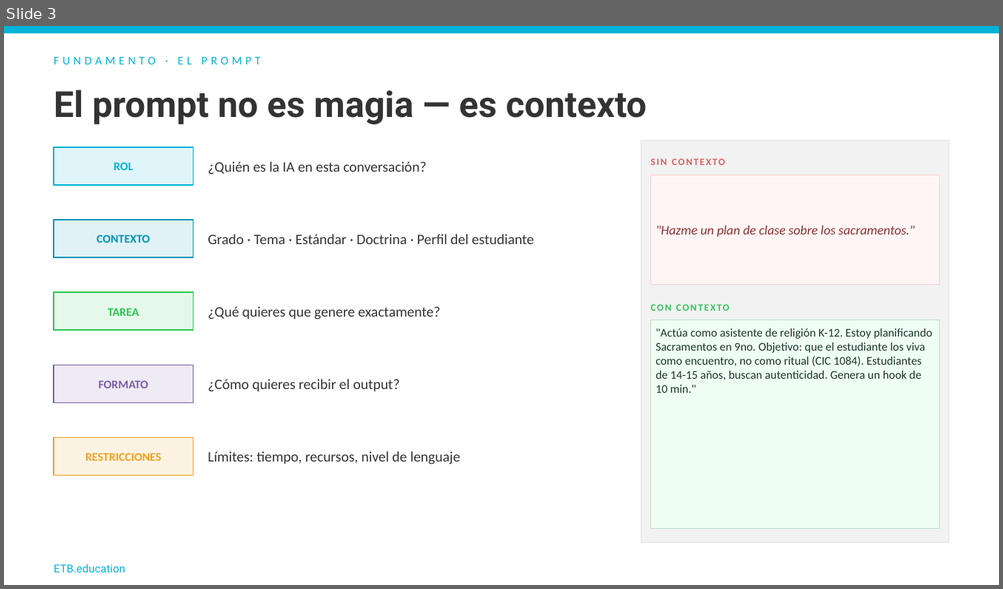
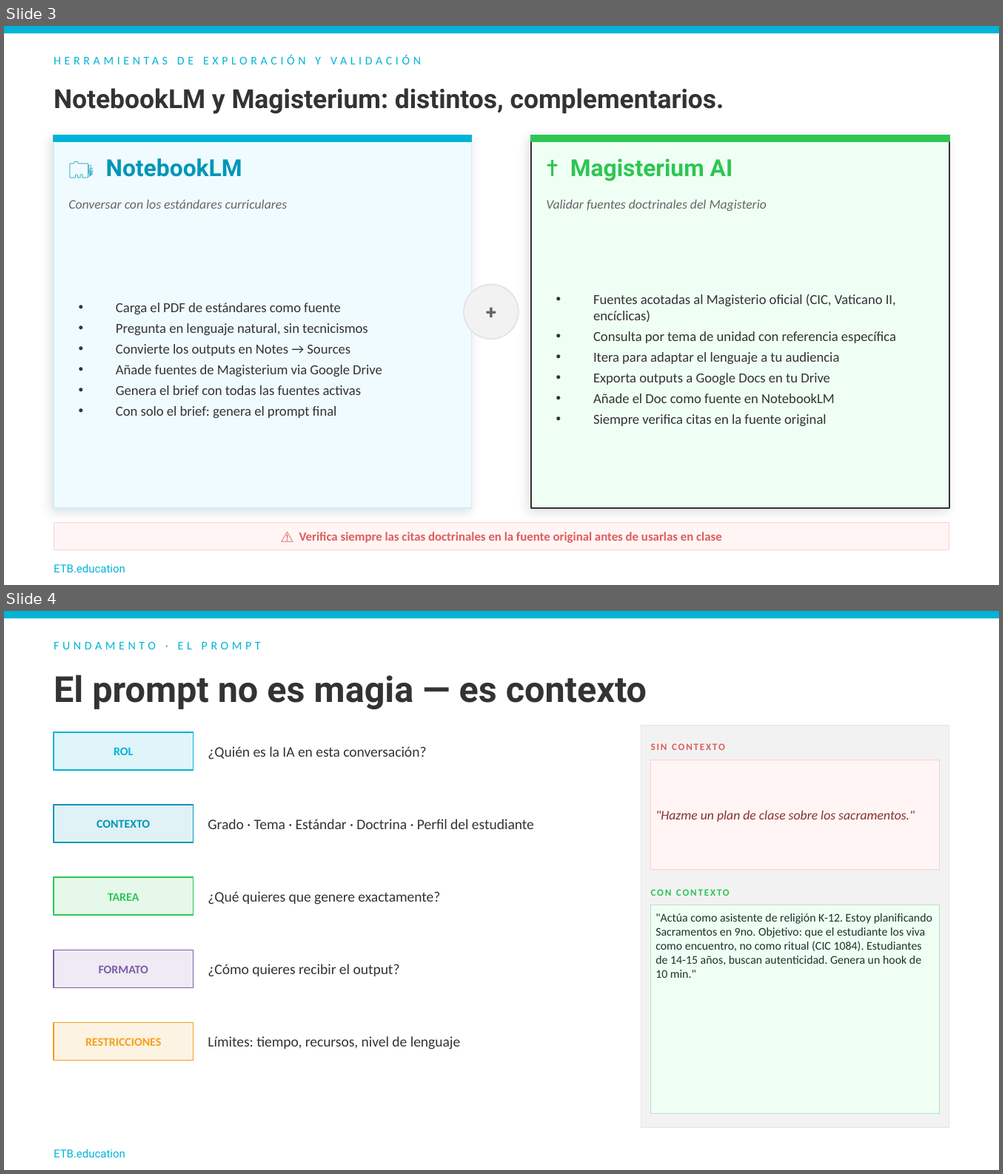
Before and after one commit to etbeducation/workflow-ia-religion, a slide deck: ETB-IA-Religion-Video.pptx. Shown one above the other, each under a label of ours: slide 3 before the commit, slides 3 and 4 after it. The pictures are 1003x589 and 1003x1174 pixels, drawn with LibreOffice and Linux fonts; fonts in the diff are those of the drawing. Boxes give left, top, right and bottom in pixels: in the first picture for what was removed or moved away, otherwise in the second. Text is boxed around its words. In the diff, an @@ line names an element or a change of style, - is before the commit and + after.

Commit message:
Update: add slide 2B NotebookLM + Magisterium

```diff
--- a/ETB-IA-Religion-Video.pptx
+++ b/ETB-IA-Religion-Video.pptx
@@ slide 3 added at (4, 26, 999, 585), background #FFFFFF @@
@@ rectangle added at (4, 26, 999, 33), fill #00B4D8, outline #00B4D8 1 pt @@
@@ text added at (315, 56, 321, 64), 8.5 pt, text #00B4D8 @@
+HERRAMIENTAS DE EXPLORACIÓN Y VALIDACIÓN
@@ text added at (54, 88, 724, 114), 19 pt, text #333333, bold @@
+NotebookLM y Magisterium: distintos, complementarios.
@@ rectangle added at (54, 136, 472, 508), fill #F0FBFF, outline #CAF0F8 1 pt @@
@@ rectangle added at (54, 136, 472, 141), fill #00B4D8, outline #00B4D8 1 pt @@
@@ rectangle added at (531, 136, 949, 508), fill #F0FFF4, outline #333333 1 pt @@
@@ rectangle added at (531, 136, 949, 141), fill #2DC653, outline #2DC653 1 pt @@
@@ text added at (106, 158, 242, 177), 17 pt, text #0096B7, bold @@
+🗂️ NotebookLM
@@ text added at (570, 158, 733, 181), 17 pt, text #2DC653, bold @@
+✝️ Magisterium AI
@@ text added at (68, 199, 287, 209), 9.5 pt, text #666666, italic @@
+Conversar con los estándares curriculares
@@ text added at (546, 199, 766, 211), 9.5 pt, text #666666, italic @@
+Validar fuentes doctrinales del Magisterio
@@ ellipse added at (464, 284, 518, 339), fill #F2F2F2, outline #E4E4E4 1 pt @@
@@ text added at (464, 284, 518, 339), 14 pt, text #666666, bold @@
++
@@ text added at (116, 303, 382, 418), 10 pt, text #333333 @@
+• Carga el PDF de estándares como fuente
+• Pregunta en lenguaje natural, sin tecnicismos
+• Convierte los outputs en Notes → Sources
+• Añade fuentes de Magisterium via Google Drive
+• Genera el brief con todas las fuentes activas
+• Con solo el brief: genera el prompt final
@@ text added at (593, 294, 896, 426), 10 pt, text #333333 @@
+• Fuentes acotadas al Magisterio oficial (CIC, Vaticano II, encíclicas)
+• Consulta por tema de unidad con referencia específica
+• Itera para adaptar el lenguaje a tu audiencia
+• Exporta outputs a Google Docs en tu Drive
+• Añade el Doc como fuente en NotebookLM
+• Siempre verifica citas en la fuente original
@@ rectangle added at (54, 523, 949, 550), fill #FFF5F5, outline #FFCDD2 0.5 pt @@
@@ text added at (299, 532, 722, 543), 9 pt, text #E05C5C, bold @@
+⚠ Verifica siempre las citas doctrinales en la fuente original antes de usarlas en clase
@@ text added at (54, 564, 125, 573), 8 pt, text #00B4D8 @@
+ETB.education
@@ what was slide 3 is now slide 4 @@
```
Also in this commit, not shown: 1 slide changed.
